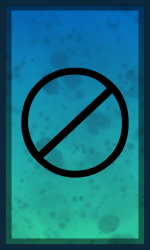
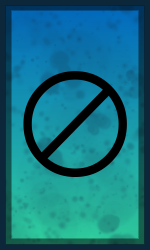
Before/after of a 150 x 250 layered artwork. What changed in the layer stack:
painted on "Paint Layer 1" over [21, 67, 129, 178]